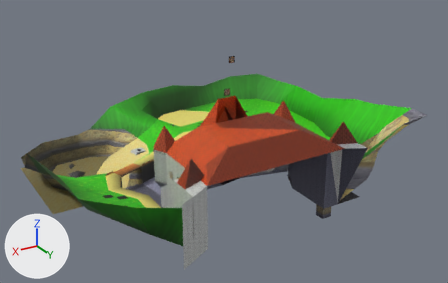
A saved change to the glTF model assets/models/castle_grounds.glb.
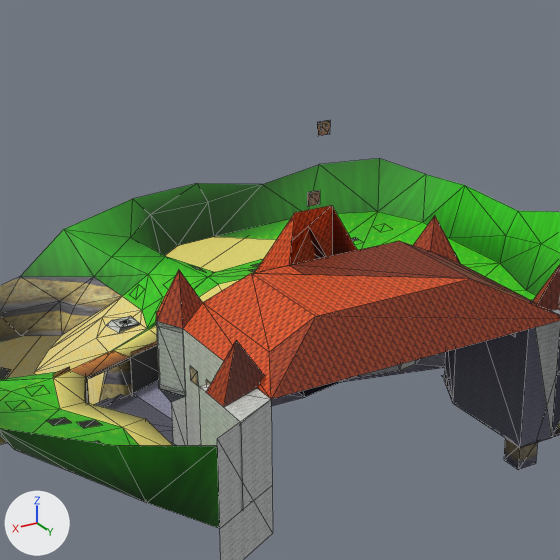
Each version is shown whole from a 50 mm lens placed at (140.0, 260.0, 134.0), pointed at (-5.0, 19.0, 13.0), then close up on the part from 18% to 76% of the width and 0% to 92% of the height. Every picture has the same lights, and +X, +Y and +Z are marked at lower left. The last two pictures show the newer version. The close-ups show mesh edges as thin lines. Where no turn or scale is listed for an object, it has been applied to the vertices. Vertices at exactly the same position are counted once.

Script lines for the objects in view, before the commit:
```python
me_peachcastlegrounds = bpy.data.meshes.new('PeachCastleGrounds')
me_peachcastlegrounds.from_pydata(...)  # 728 vertices, 785 faces; spans x -82.0..82.0, y -68.0..81.0, z -18.0..61.0
me_peachcastlegrounds.materials.append(mat_mat_outside_09000000)
me_peachcastlegrounds.materials.append(mat_mat_outside_09006000)
me_peachcastlegrounds.materials.append(mat_mat_outside_0900a000)
me_peachcastlegrounds.materials.append(mat_mat_outside_09007800)
me_peachcastlegrounds.materials.append(mat_mat_outside_09003000)
me_peachcastlegrounds.materials.append(mat_mat_outside_09009000)
me_peachcastlegrounds.materials.append(mat_mat_outside_09004800)
me_peachcastlegrounds.materials.append(mat_mat_outside_09002000)
me_peachcastlegrounds.materials.append(mat_mat_outside_09001000)
me_peachcastlegrounds.materials.append(mat_mat_outside_09006800)
me_peachcastlegrounds.materials.append(mat_mat_outside_0900b000)
me_peachcastlegrounds.materials.append(mat_mat_outside_09004000)
me_peachcastlegrounds.materials.append(mat_mat_outside_09008000)
me_peachcastlegrounds.materials.append(mat_mat_outside_09009800)
me_peachcastlegrounds.materials.append(mat_mat_outside_0900b400)
me_peachcastlegrounds.materials.append(mat_mat_outside_09003800)
me_peachcastlegrounds.materials.append(mat_mat_castle_grounds_seg7_texture_07000000)
me_peachcastlegrounds.materials.append(mat_mat_outside_0900bc00)
me_peachcastlegrounds.materials.append(mat_mat_outside_0900a800)
me_peachcastlegrounds.materials.append(mat_mat_castle_grounds_seg7_texture_07001000)
me_peachcastlegrounds.materials.append(mat_mat_castle_grounds_seg7_texture_07002000)
ob_peachcastlegrounds = bpy.data.objects.new('PeachCastleGrounds', me_peachcastlegrounds)
ob_peachcastlegrounds.location = (0.0, 0.0, 0.0)
```
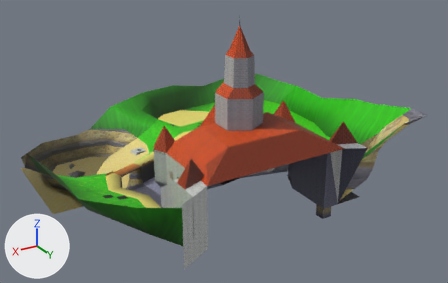
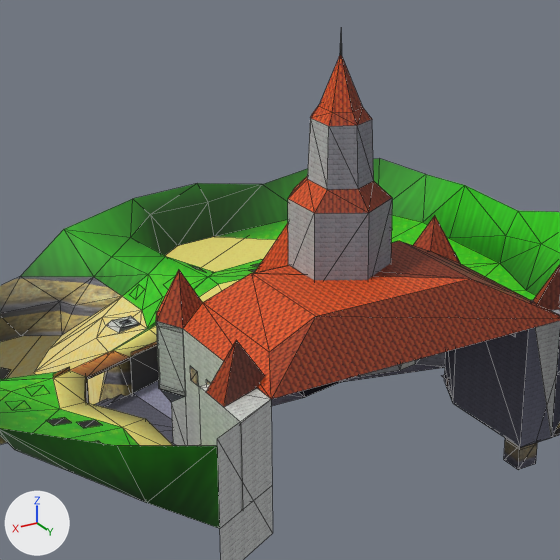
What changed in the scene script:
```text
Add img_castle_grounds_textures_05800_rgba16:
    img_castle_grounds_textures_05800_rgba16 = load_image('castle_grounds_textures.05800.rgba16', '_unpacked/castle_grounds_textures.05800.rgba16', 128, 128, 'sRGB')
Add mat_mat_outside_09005800:
    mat_mat_outside_09005800 = bpy.data.materials.new('mat_outside_09005800')
    # uses the picture img_castle_grounds_textures_05800_rgba16
Add mat_mat_untextured_shade:
    mat_mat_untextured_shade = bpy.data.materials.new('mat_untextured_shade')
    mat_mat_untextured_shade.use_nodes = True; mat_mat_untextured_shade.node_tree.nodes.clear()
    _N = mat_mat_untextured_shade.node_tree.nodes; _L = mat_mat_untextured_shade.node_tree.links
    n0 = _N.new('ShaderNodeBsdfPrincipled'); n0.name = 'Principled BSDF'
    n0.inputs[2].default_value = 0.65  # 'Roughness'
    n1 = _N.new('ShaderNodeOutputMaterial'); n1.name = 'Material Output'
    n2 = _N.new('ShaderNodeVertexColor'); n2.name = 'Color Attribute'
    _L.new(n0.outputs[0], n1.inputs[0])  # 'BSDF' to 'Surface'
    _L.new(n2.outputs[0], n0.inputs[0])  # 'Color' to 'Base Color'
Change me_peachcastlegrounds:
    used by ob_peachcastlegrounds; location = (0.0, 0.0, 0.0)
    remove me_peachcastlegrounds.from_pydata(...)  # 728 vertices, 785 faces; spans x -82.0..82.0, y -68.0..81.0, z -18.0..61.0
    add me_peachcastlegrounds.from_pydata(...)  # 779 vertices, 858 faces; spans x -82.0..82.0, y -68.0..81.0, z -18.0..81.0
    me_peachcastlegrounds part 1
    32 vertices are added at x -9.0..9.0, y 30.0..51.0, z 29.0..81.0
    7 new vertices lie (0.0, 0.0, 17.0) away from vertices in x -9.0..9.0, y 30.0..51.0, z 29.0
    4 new faces join them, mat_mat_untextured_shade
    35 new faces join them, mat_mat_outside_09007800
    28 new faces join them, mat_mat_outside_09001000
    other edits to the shape of me_peachcastlegrounds do not show in these pictures
    add me_peachcastlegrounds.materials.append(mat_mat_untextured_shade)
    add me_peachcastlegrounds.materials.append(mat_mat_outside_09005800)
```

Boxes (x1, y1, x2, y2) around the edits, measured in the close-ups (560 x 560 px):
'PeachCastleGrounds', reshaped
    before: (0, 120, 560, 560)
    after: (0, 40, 560, 560)
part 1 of me_peachcastlegrounds, added
    after: (288, 40, 392, 280)
